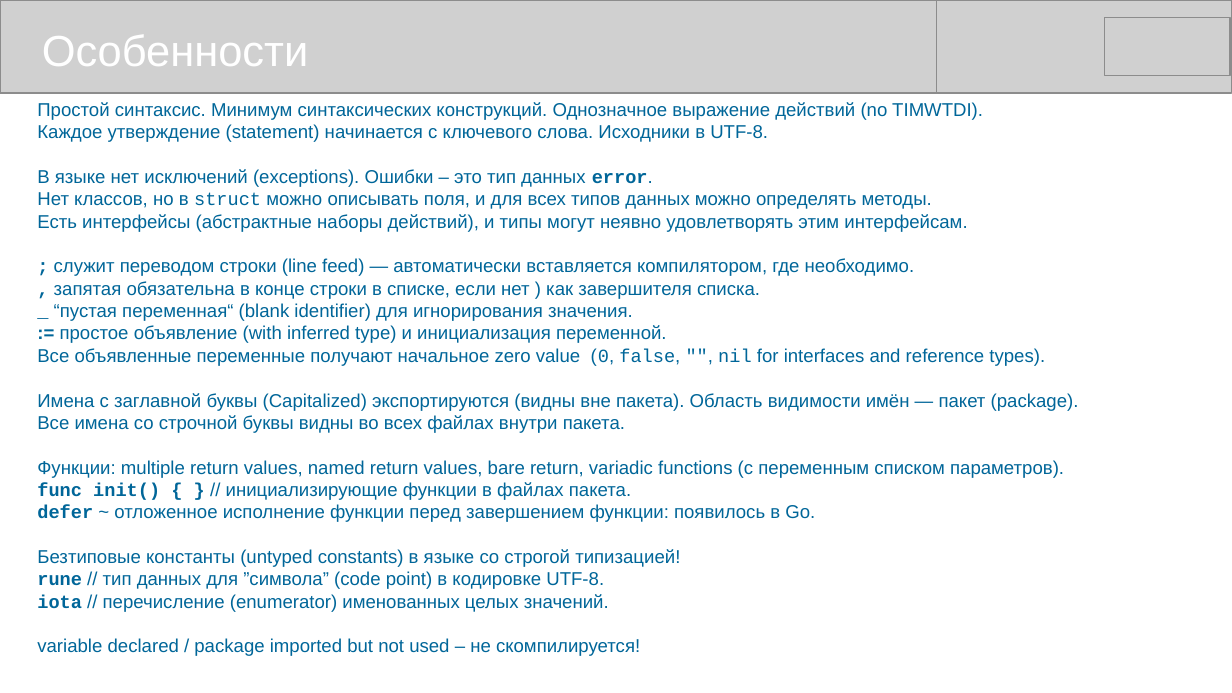
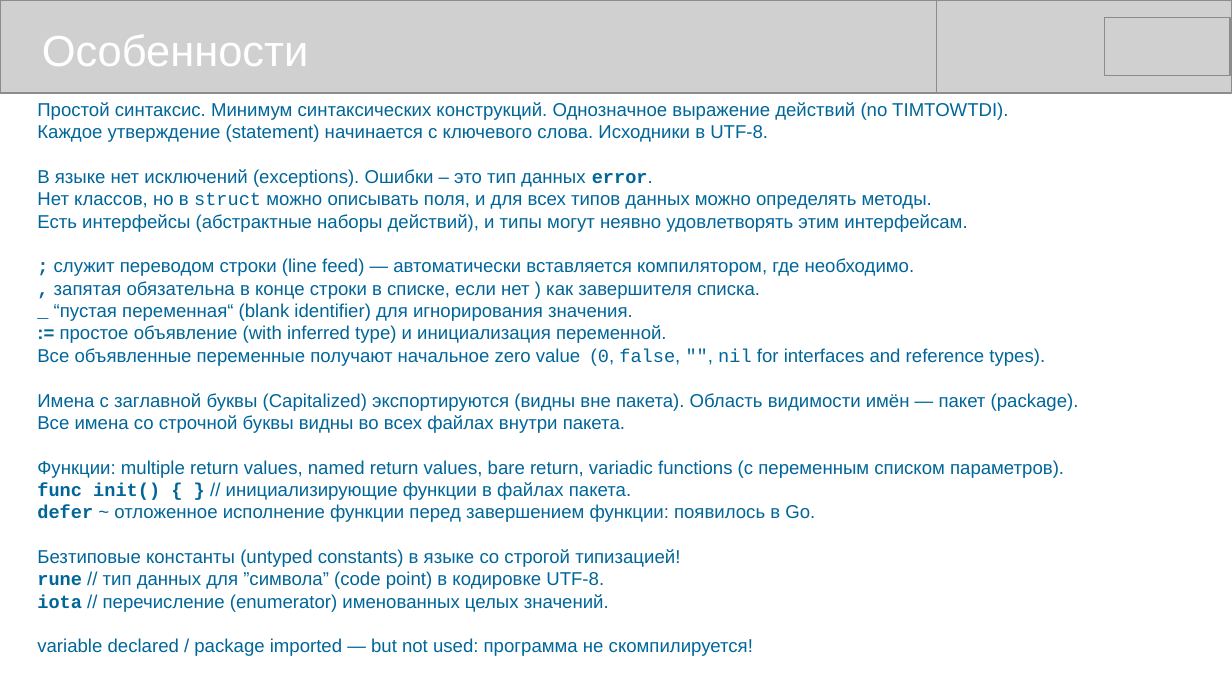
Before and after one commit to mike-shock/Go_language, a slide deck: slide 15 of Go_Review.odp. Drawn at 1232x693 pixels with LibreOffice and Linux fonts; fonts in the diff are those of the drawing; grey boxes stand for pictures. Boxes give left, top, right and bottom in pixels: in the first picture for what was removed or moved away, otherwise in the second. Text is boxed around its words. In the diff, an @@ line names an element or a change of style, - is before the commit and + after.

```diff
--- a/Go_Review.odp
+++ b/Go_Review.odp
@@ text at [37,102,1008,120]: text changed @@
-Простой синтаксис. Минимум синтаксических конструкций. Однозначное выражение действий (no TIMWTDI).
+Простой синтаксис. Минимум синтаксических конструкций. Однозначное выражение действий (no TIMTOWTDI).
@@ text at [37,638,753,656]: text changed @@
-variable declared / package imported but not used – не скомпилируется!
+variable declared / package imported — but not used: программа не скомпилируется!
```
Also in this commit, not shown: 3 other slides changed, 1 other file.
